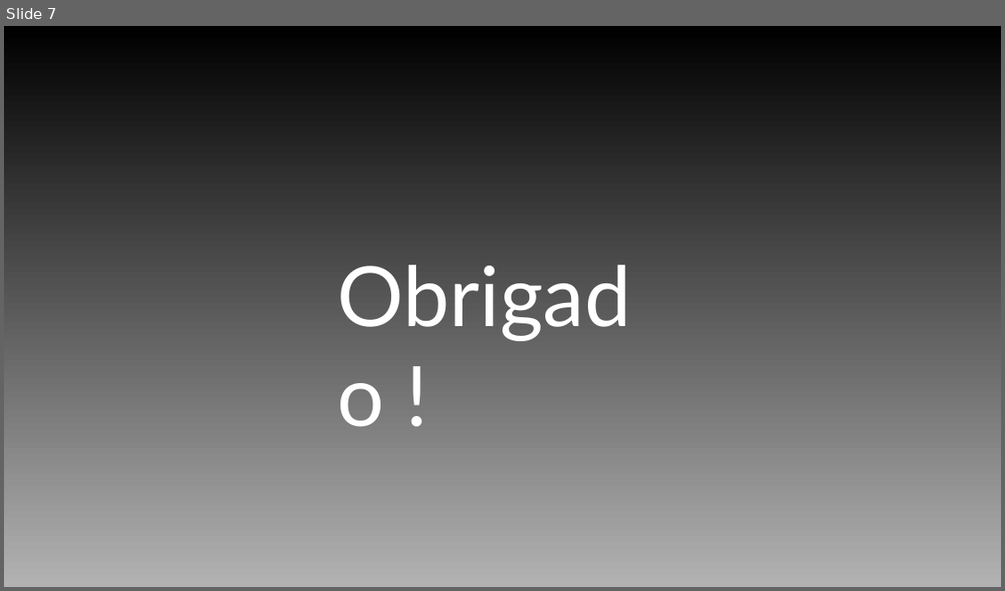
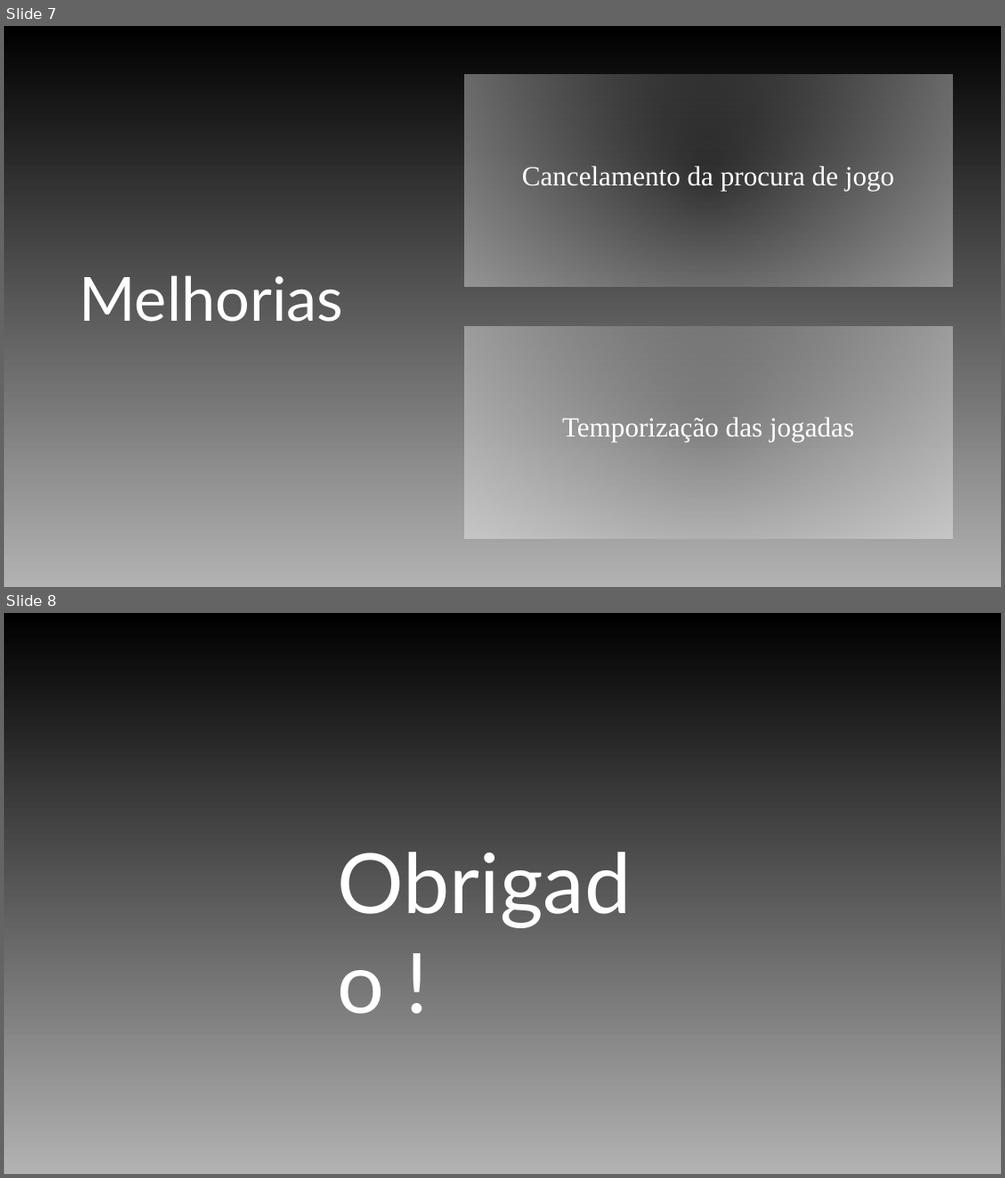
Before and after one commit to Vaasco/DAW, a slide deck: docs/Slides.pptx. Shown one above the other, each under a label of ours: slide 7 before the commit, slides 7 and 8 after it. The pictures are 1005x591 and 1005x1178 pixels, drawn with LibreOffice and Linux fonts; fonts in the diff are those of the drawing; background and template pictures are left out. Boxes give left, top, right and bottom in pixels: in the first picture for what was removed or moved away, otherwise in the second. Text is boxed around its words. In the diff, an @@ line names an element or a change of style, - is before the commit and + after.

```diff
--- a/docs/Slides.pptx
+++ b/docs/Slides.pptx
@@ slide 7 added at (4,26,1001,587), background gradient #000000 to #B2B2B2 @@
@@ rectangle added at (464,74,952,286), fill gradient #FFFFFF @@
@@ subtitle added at (522,166,894,191), 20 pt, text #FFFFFF @@
+Cancelamento da procura de jogo
@@ title added at (79,275,343,321), 44 pt, text #FFFFFF @@
+Melhorias
@@ rectangle added at (464,326,952,539), fill gradient #FFFFFF @@
@@ text added at (562,417,854,441), 20 pt, text #FFFFFF @@
+Temporização das jogadas
@@ what was slide 7 is now slide 8 @@
```
Also in this commit, not shown: 1 slide changed, 14 other files.
